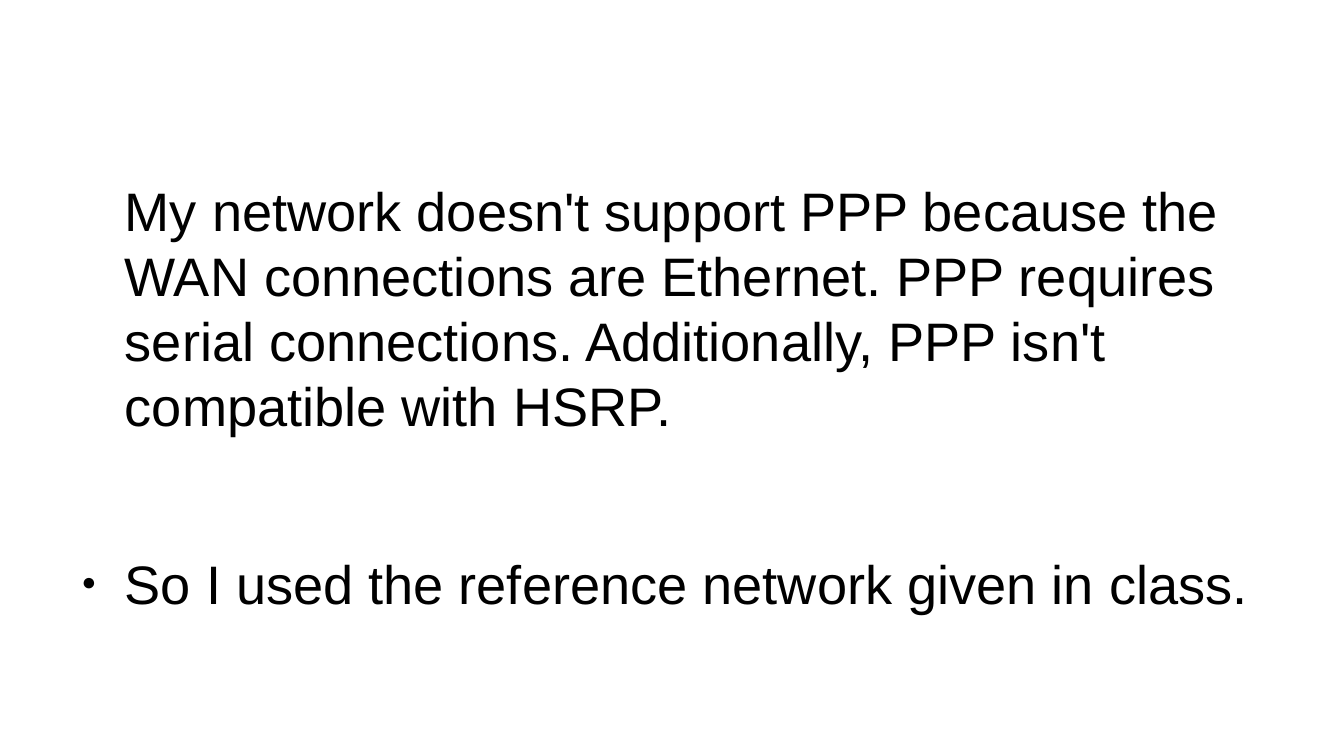
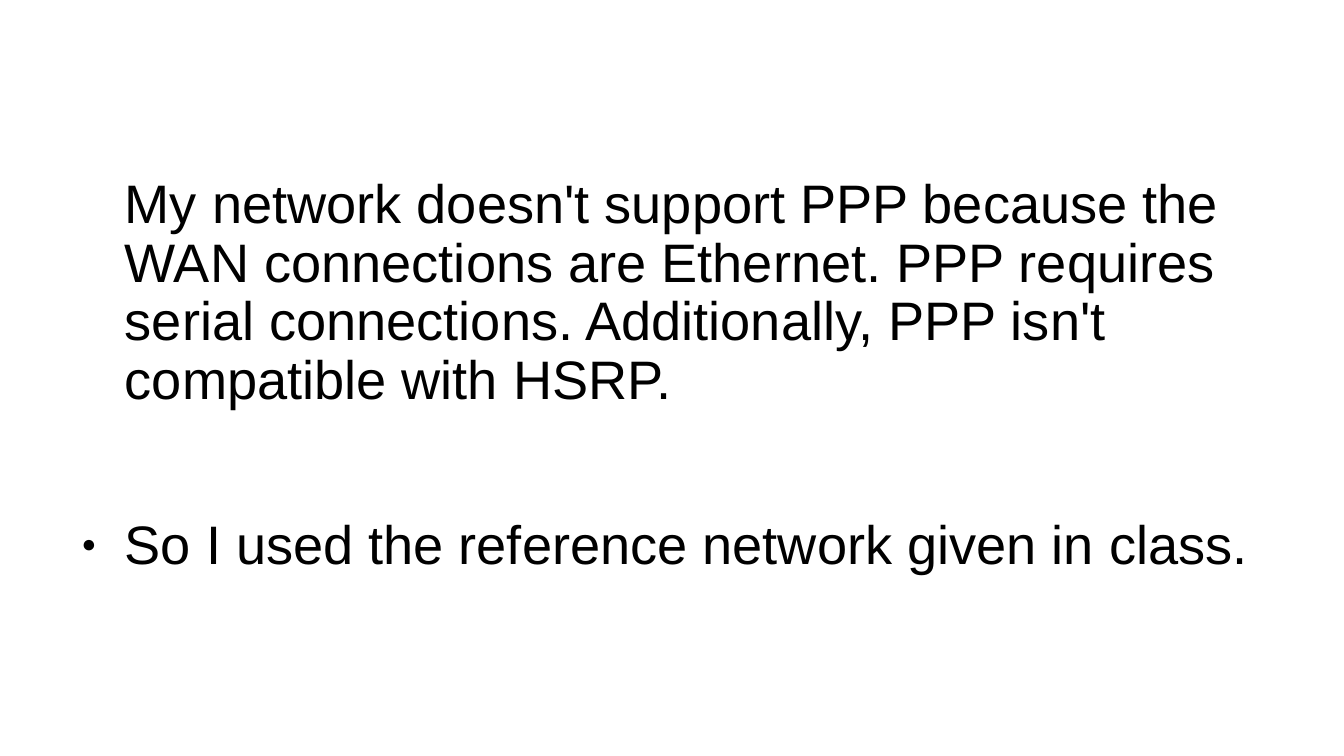
Before and after one commit to Advanced-Diploma-of-IT-Tel-Network-Eng/Assessments, a slide deck: slide 56 of TERM1-BLOCK1/2-ICTNWK541-Configure_Verify_Troubleshoot_WAN_links-IP_services/Assessmet_Task2/Task2/PacketTracer/guide-presentation.pptx. Drawn at 1344x756 pixels with LibreOffice and Linux fonts; fonts in the diff are those of the drawing. Boxes give left, top, right and bottom in pixels: in the first picture for what was removed or moved away, otherwise in the second. Text is boxed around its words. In the diff, an @@ line names an element or a change of style, - is before the commit and + after.

```diff
--- a/TERM1-BLOCK1/2-ICTNWK541-Configure_Verify_Troubleshoot_WAN_links-IP_services/Assessmet_Task2/Task2/PacketTracer/guide-presentation.pptx
+++ b/TERM1-BLOCK1/2-ICTNWK541-Configure_Verify_Troubleshoot_WAN_links-IP_services/Assessmet_Task2/Task2/PacketTracer/guide-presentation.pptx
@@ text "My network doesn't support PPP ..." at (125,183,1247,573): line spacing 1 to 0.9 @@
```
Also in this commit, not shown: 5 other slides changed, 1 slide added, 2 slides removed, 9 other files.
